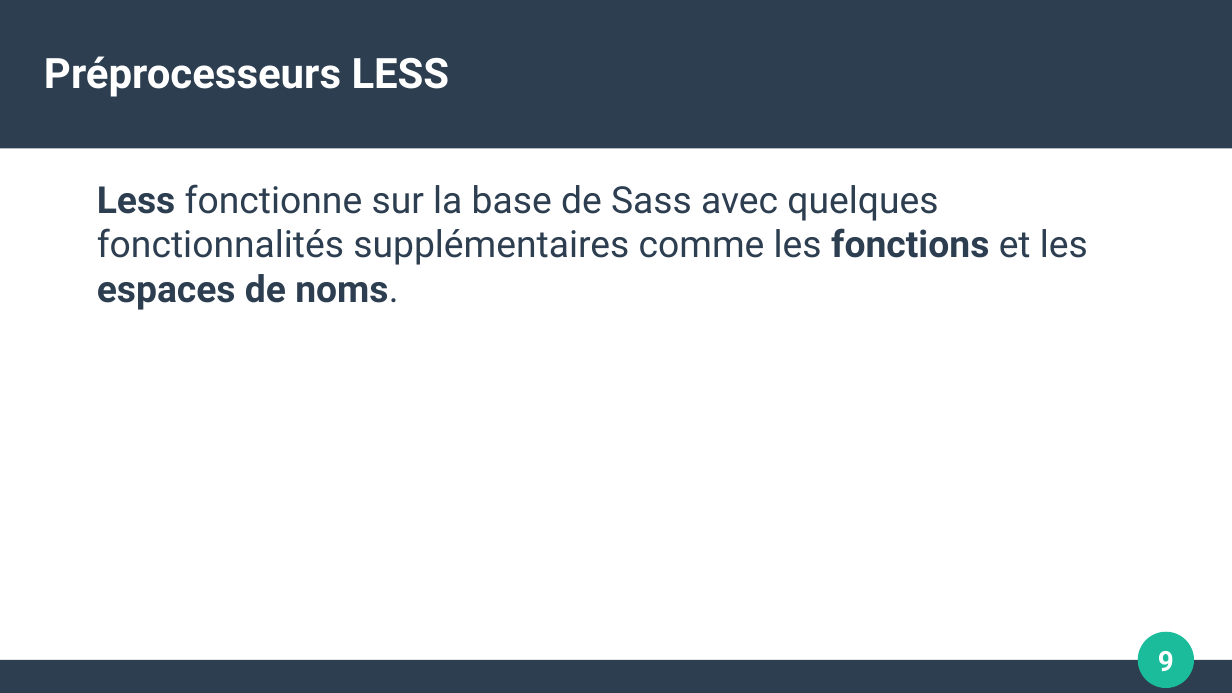
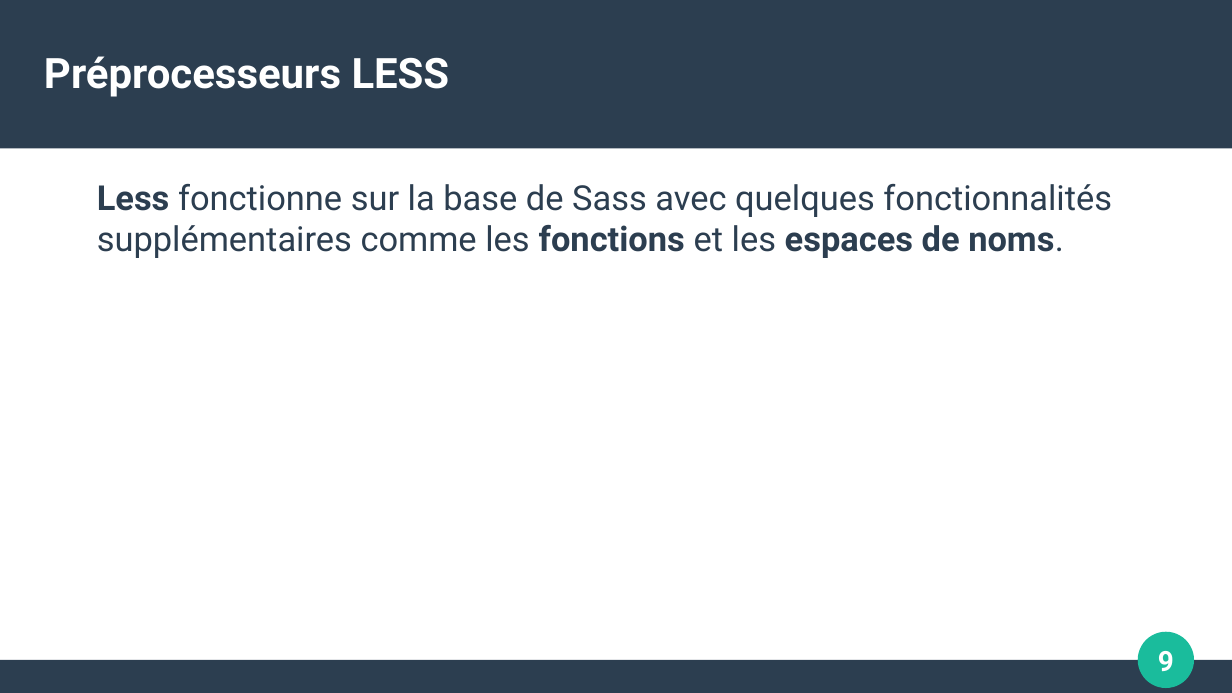
Before and after one commit to OLFP-RAN-2021/Adrien, a slide deck: slide 9 of devoirs/compiler-css/Preprocesseur.odp. Drawn at 1232x693 pixels with LibreOffice and Linux fonts; fonts in the diff are those of the drawing. Boxes give left, top, right and bottom in pixels: in the first picture for what was removed or moved away, otherwise in the second. Text is boxed around its words. In the diff, an @@ line names an element or a change of style, - is before the commit and + after.

```diff
--- a/devoirs/compiler-css/Preprocesseur.odp
+++ b/devoirs/compiler-css/Preprocesseur.odp
@@ text "Less fonctionne sur la base ..." at bbox=[97, 184, 1112, 258]: size 24 to 22.2 pt @@
```
Also in this commit, not shown: 1 other slide changed, 1 other file.
